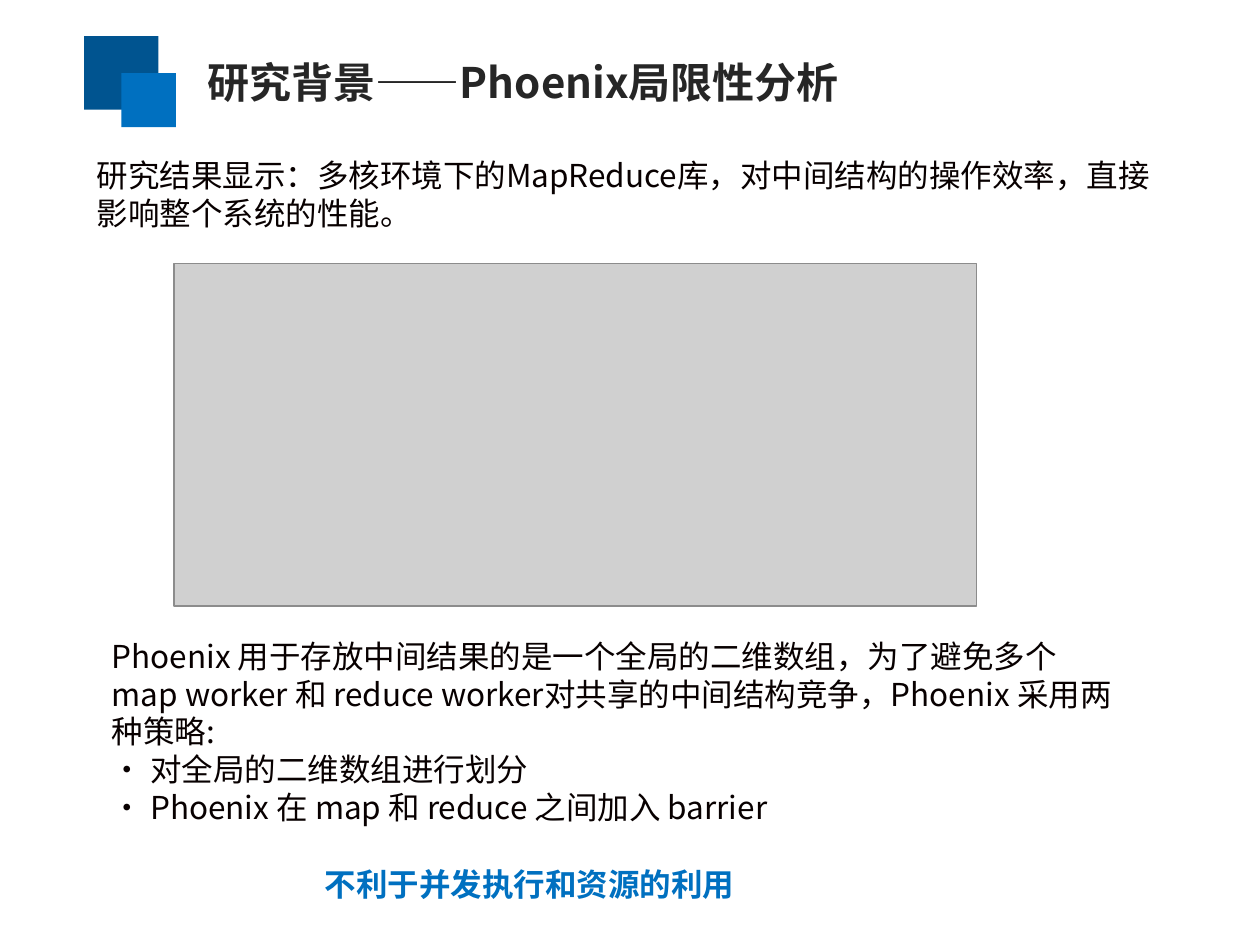
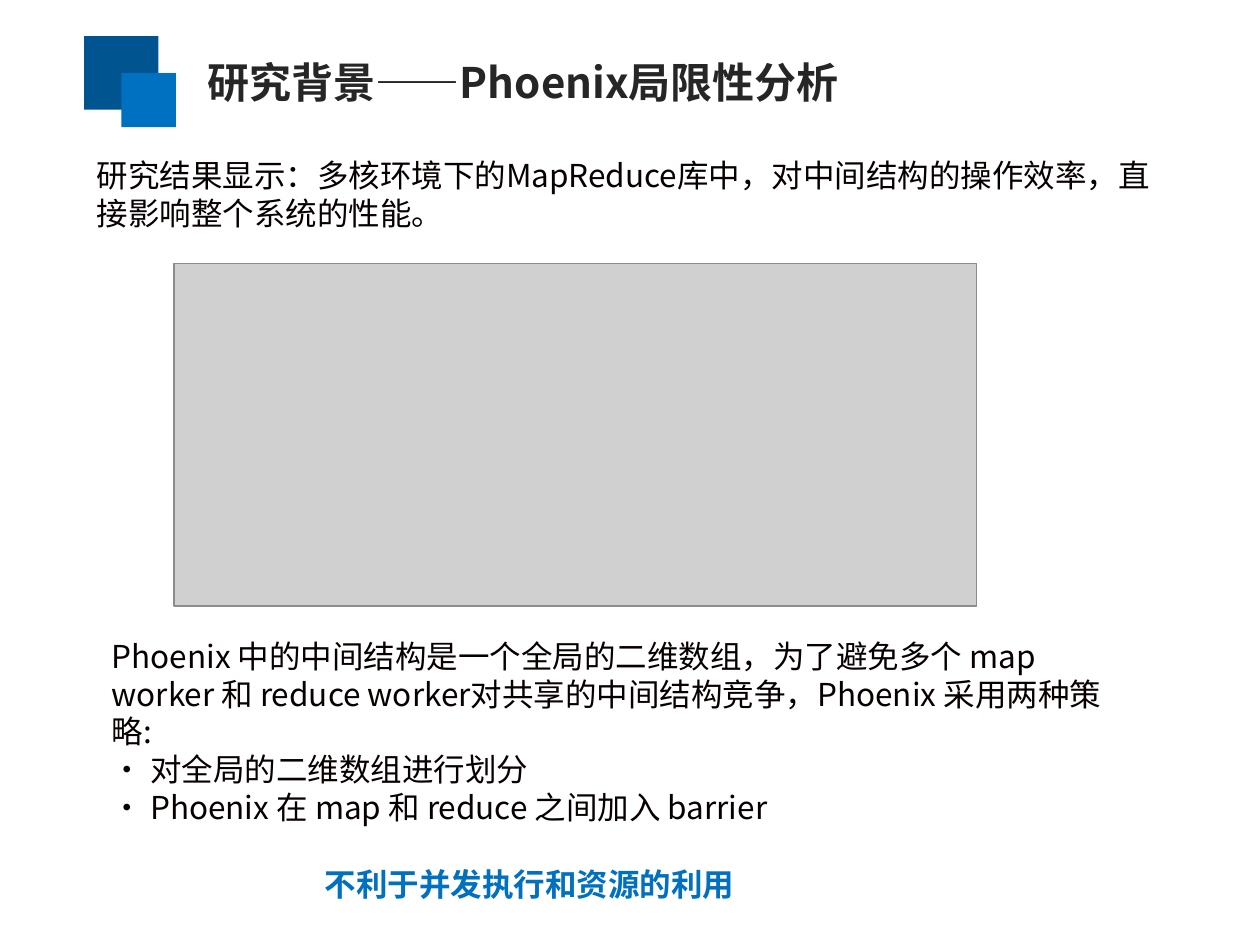
Before and after one commit to yufenyu/work, a slide deck: slide 5 of dmr_paper/paper/chinaSys-2016.ppt. Drawn at 1260x945 pixels with LibreOffice and Linux fonts; fonts in the diff are those of the drawing; grey boxes stand for pictures. Boxes give left, top, right and bottom in pixels: in the first picture for what was removed or moved away, otherwise in the second. Text is boxed around its words. In the diff, an @@ line names an element or a change of style, - is before the commit and + after.

Commit message:
ppt

```diff
--- a/dmr_paper/paper/chinaSys-2016.ppt
+++ b/dmr_paper/paper/chinaSys-2016.ppt
@@ text at box(97, 160, 1150, 228): text changed @@
-研究结果显示：多核环境下的MapReduce库，对中间结构的操作效率，直接影响整个系统的性能。
+研究结果显示：多核环境下的MapReduce库中，对中间结构的操作效率，直接影响整个系统的性能。
@@ text at box(112, 641, 1102, 746): text changed @@
-Phoenix 用于存放中间结果的是一个全局的二维数组，为了避免多个 map worker 和 reduce worker对共享的中间结构竞争，Phoenix 采用两种策略:
+Phoenix 中的中间结构是一个全局的二维数组，为了避免多个 map worker 和 reduce worker对共享的中间结构竞争，Phoenix 采用两种策略:
```
Also in this commit, not shown: 3 other slides changed, 1 slide removed.
